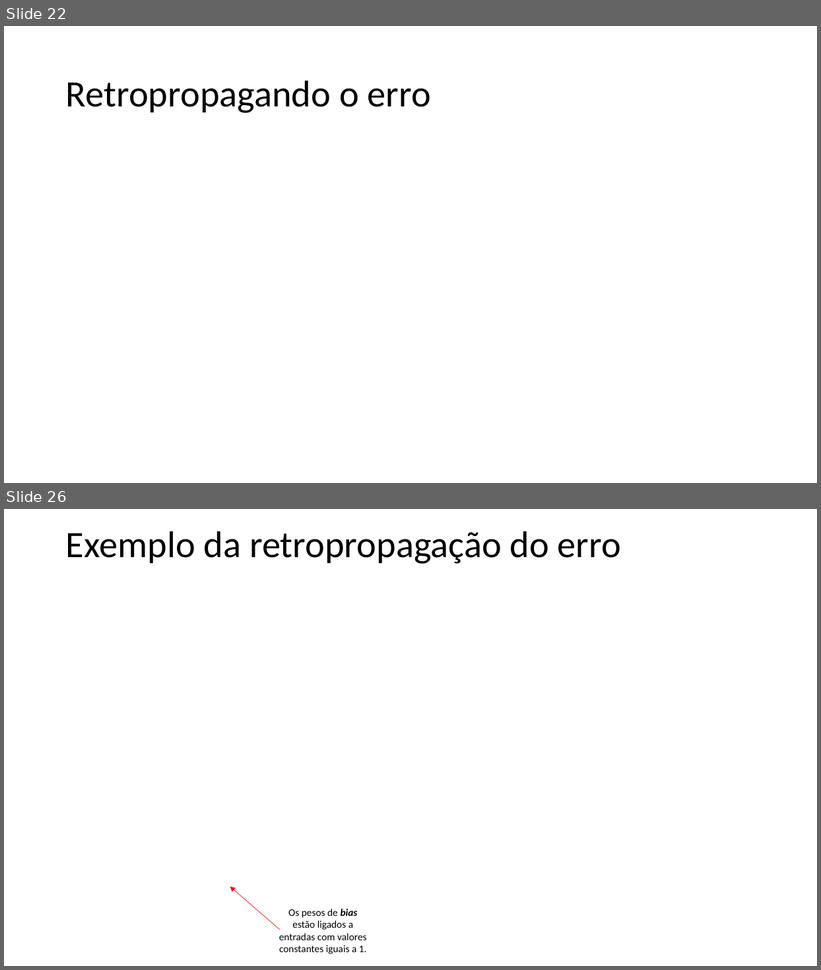
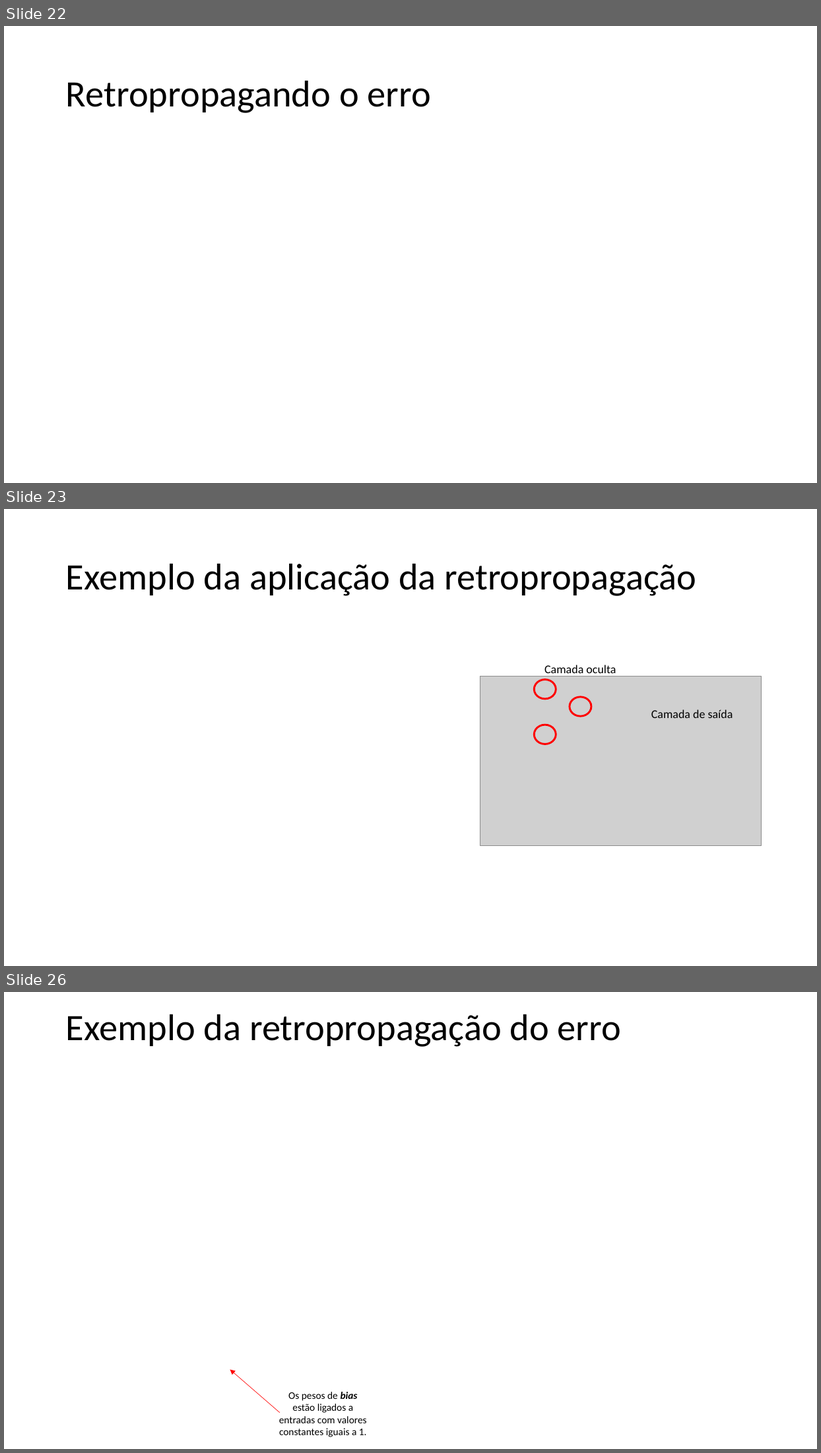
Before and after one commit to zz4fap/t320_aprendizado_de_maquina, a slide deck: slides/T320_Redes_Neurais_Artificiais (Parte III).pptx. Shown one above the other, each under a label of ours: slides 22 and 26 before the commit, slides 22, 23 and 26 after it; the slides between them are not shown. The pictures are 821x970 and 821x1453 pixels, drawn with LibreOffice and Linux fonts; fonts in the diff are those of the drawing; grey boxes stand for pictures. Boxes give left, top, right and bottom in pixels: in the first picture for what was removed or moved away, otherwise in the second. Text is boxed around its words. In the diff, an @@ line names an element or a change of style, - is before the commit and + after.

```diff
--- a/slides/T320_Redes_Neurais_Artificiais (Parte III).pptx
+++ b/slides/T320_Redes_Neurais_Artificiais (Parte III).pptx
@@ slide 23 added at (4,509,817,966), background #FFFFFF @@
@@ title added at (66,563,697,596), 44 pt, text #000000 @@
+Exemplo da aplicação da retropropagação
@@ text added at (545,665,616,677), 14 pt, text #000000 @@
+Camada oculta
@@ picture added at (481,676,761,846) @@
@@ ellipse added at (534,680,556,699), outline #FF0000 2.25 pt @@
@@ ellipse added at (570,697,591,716), outline #FF0000 2.25 pt @@
@@ ellipse added at (534,725,556,745), outline #FF0000 2.25 pt @@
@@ text added at (651,710,733,718), 14 pt, text #000000 @@
+Camada de saída
```
Also in this commit, not shown: 1 slide changed, 1 slide removed, 3 other files.
